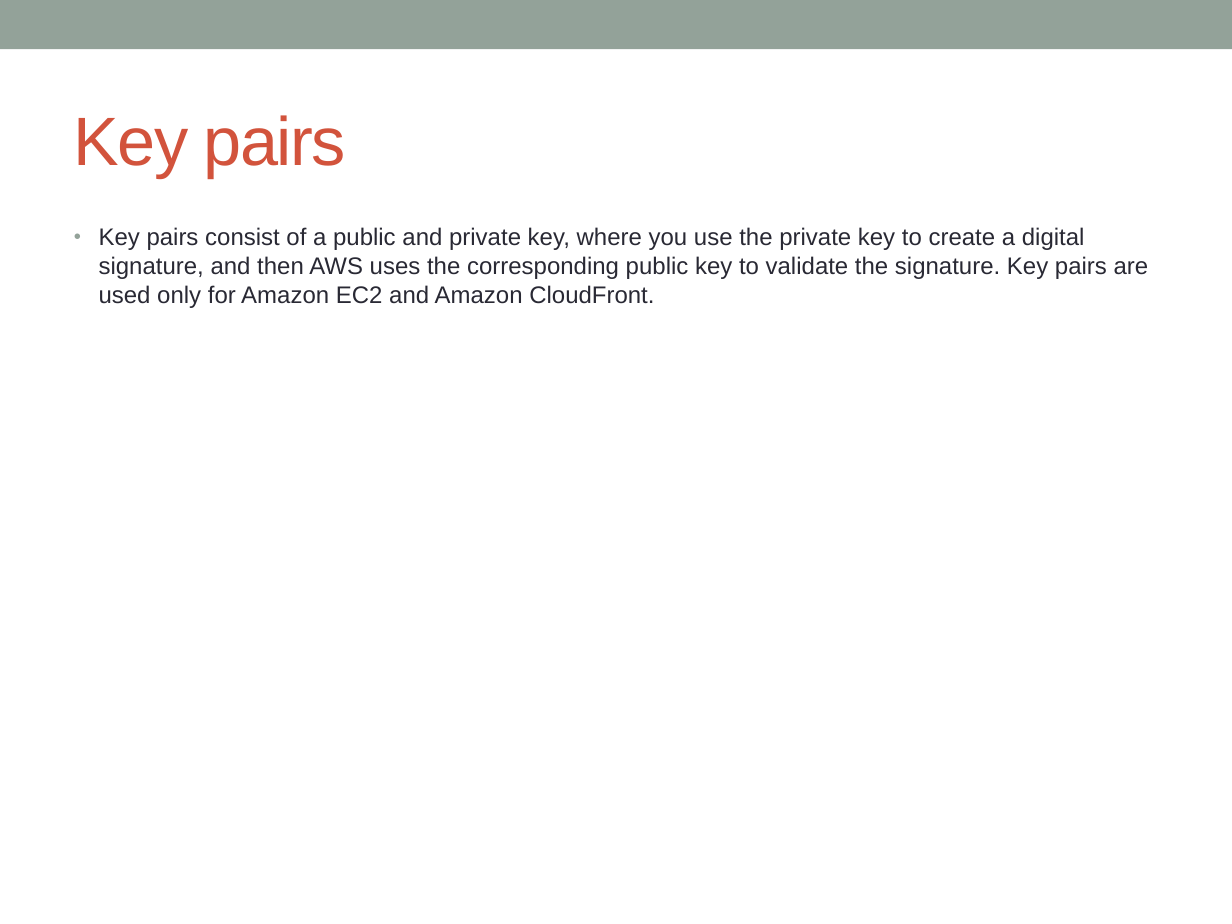
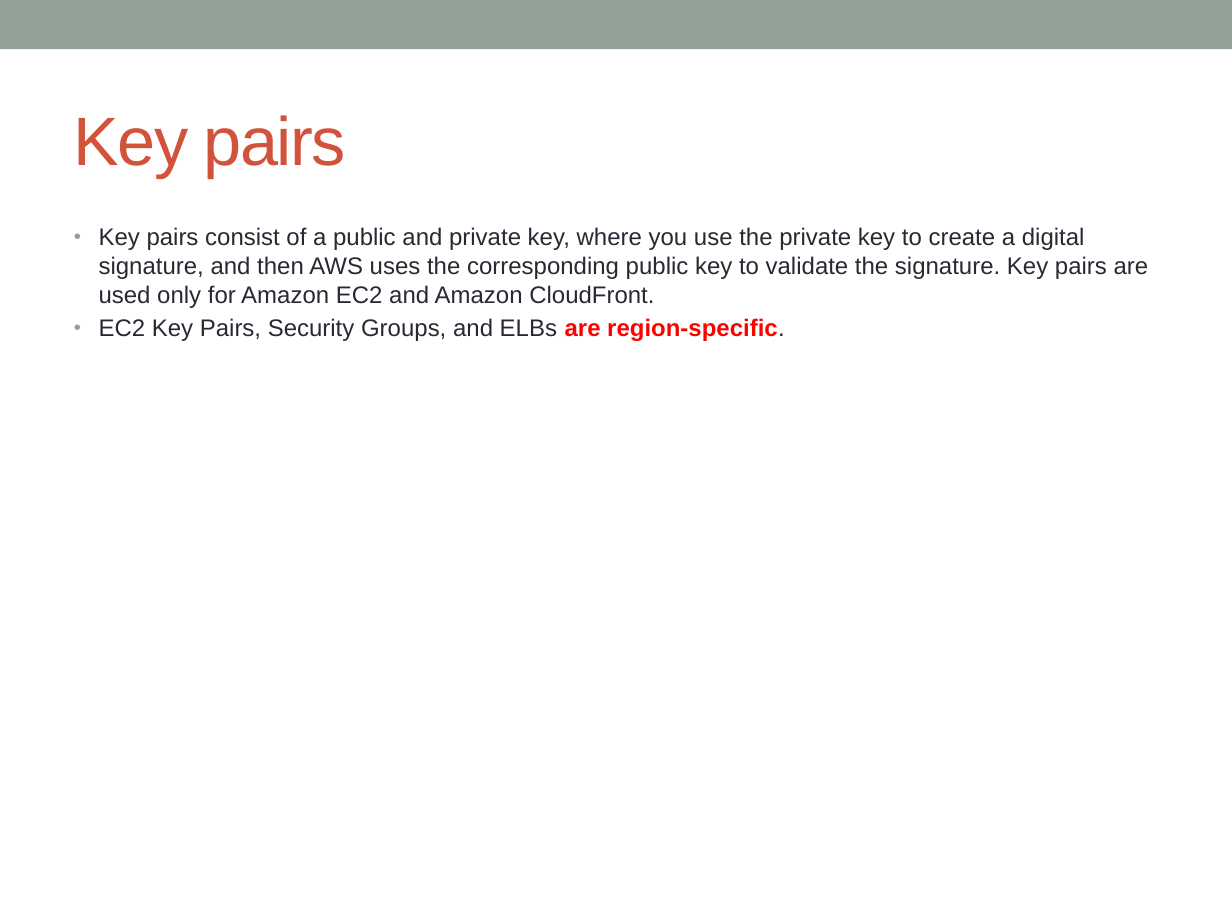
Before and after one commit to notionquest/ProjectDocumentation, a slide deck: slide 88 of AWS_Solution_Architect.pptx (slide 72 before the commit). Drawn at 1232x924 pixels with LibreOffice and Linux fonts; fonts in the diff are those of the drawing. Boxes give left, top, right and bottom in pixels: in the first picture for what was removed or moved away, otherwise in the second. Text is boxed around its words. In the diff, an @@ line names an element or a change of style, - is before the commit and + after.

```diff
--- a/AWS_Solution_Architect.pptx
+++ b/AWS_Solution_Architect.pptx
@@ text at bbox=[99, 318, 785, 341]: paragraph added @@
+• EC2 Key Pairs, Security Groups, and ELBs are region-specific.
```
Also in this commit, not shown: 9 other slides changed, 21 slides added.
